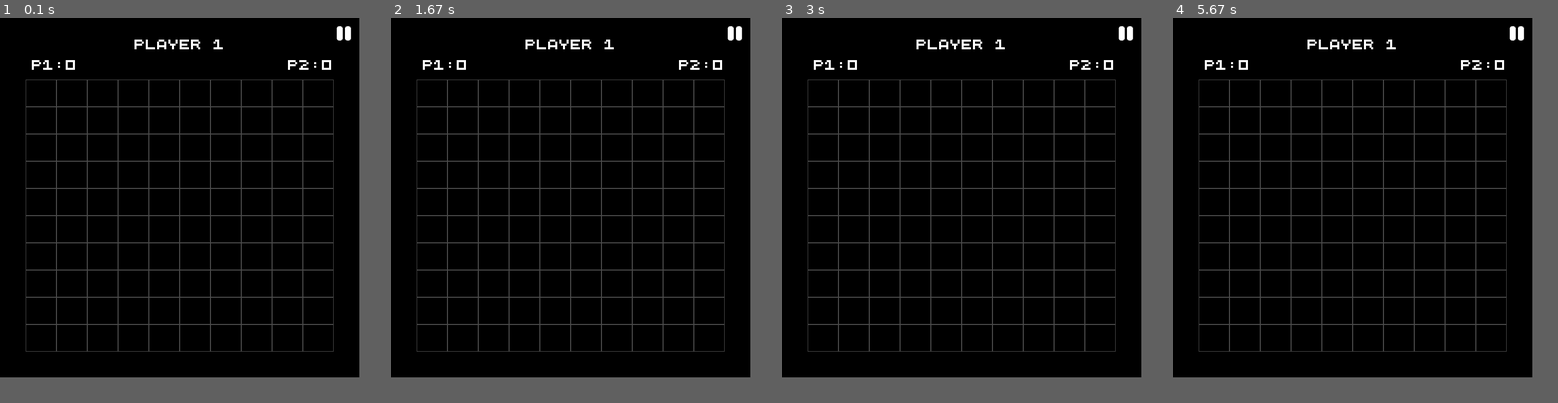
Above: before the commit, frames 1-4 (left to right).
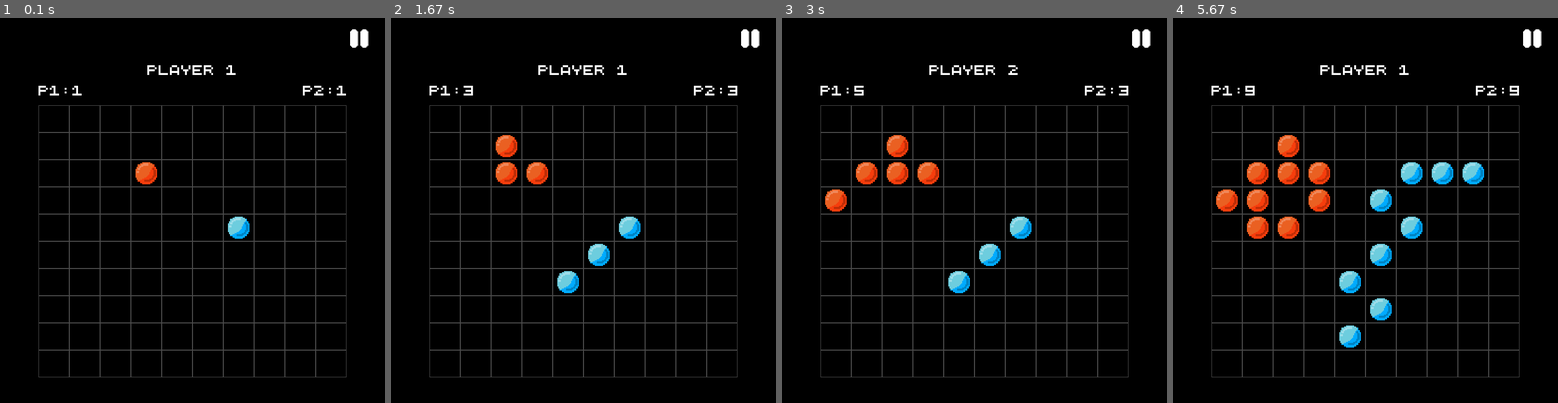
Above: after the commit, the same moments.

Repository: Swif7ify/Clashing-Grid-Pygame
Game: pygame game, started from main.py
Two runs of this game, one before a commit and one after it. Both use one fixed random seed, a clock stepped at 60 frames per second and the inputs below.
Inputs (mouse positions are in pixels of both pictures, inside the frame that each line leads up to):
- Up to frame 1 (0.1 s): no input
- Up to frame 2 (1.67 s): click (583, 245) at 0.38 s; press the mouse at (749, 37) at 0.7 s; move the mouse to (679, 164) at 0.8 s; release the mouse at (610, 291) at 0.93 s; click (494, 133) at 1.05 s; click (583, 245) at 1.38 s
- Up to frame 3 (3 s): click (855, 160) at 2.22 s
- Up to frame 4 (5.67 s): click (1380, 195) at 3.05 s; click (1253, 187) at 3.38 s; click (1446, 160) at 4.72 s; click (1288, 241) at 5.05 s; click (1388, 318) at 5.38 s
In our replay, the window is 700x700 before the commit and 750x750 after it. These sizes can differ from the game's own. Grey fills any space a smaller window leaves; there, only what the larger window draws over its background counts as a difference.

The runs differ from the first frame. In frame 1, 9.3% of the frame differs, in the area x 6-96%, y 2-94%; in frame 2, 10%; in frame 3, 11%; in frame 4, 13%.

Commit message:
Added Function to place and expand pieces

Diff:
--- a/main.py
+++ b/main.py
@@ -1,9 +1,10 @@
 import pygame
+import random
 
 class Game:
     def __init__(self):
         pygame.init()
-        self.width, self.height = 700, 700
+        self.width, self.height = 750, 750
         self.screen = pygame.display.set_mode((self.width, self.height))
         self.background = (0, 0, 0)
         pygame.display.set_caption("Clashing Grid")
@@ -22,10 +23,16 @@
         self.rows, self.cols = 10, 10
         self.cell_width = self.canvas_width // self.cols
         self.cell_height = self.canvas_height // self.rows
+        self.grid = [[None for _ in range(self.cols)] for _ in range(self.rows)]
 
         # Colors
-        self.player1_color = (0, 120, 255)
-        self.player2_color = (255, 50, 50)
+        self.player1_color = pygame.image.load("objects/player1Piece.png").convert_alpha()
+        self.player1_width, self.player1_height = self.player1_color.get_width(), self.player1_color.get_height()
+        self.player1_color = pygame.transform.scale(self.player1_color, (self.cell_width - 15, self.cell_height - 5))
+
+        self.player2_color = pygame.image.load("objects/player2Piece.png").convert_alpha()
+        self.player2_width, self.player2_height = self.player2_color.get_width(), self.player2_color.get_height()
+        self.player2_color = pygame.transform.scale(self.player2_color, (self.cell_width - 15, self.cell_height - 5))
         self.canvas_color = (29, 30, 30)
 
         # font
@@ -44,28 +51,64 @@
                 pygame.draw.rect(self.screen, 0, (x, y, self.cell_width, self.cell_height))
                 pygame.draw.rect(self.screen, (75, 75, 75), (x, y, self.cell_width, self.cell_height), 1)
 
+                if self.grid[row][col] == 1:
+                    self.screen.blit(self.player1_color, (x + 7, y + 2))
+                elif self.grid[row][col] == 2:
+                    self.screen.blit(self.player2_color, (x + 7, y + 2))
+
+    def get_neighbors(self, row, col):
+        neighbors = []
+        for dr, dc in [(-1, -1), (-1, 0), (-1, 1), (0, -1), (0, 1), (1, -1), (1, 0), (1, 1)]:
+            nr, nc = row + dr, col + dc
+            if 0 <= nr < self.rows and 0 <= nc < self.cols:
+                neighbors.append((nr, nc))
+        return neighbors
+
+    def random_expand(self, row, col):
+        neighbors = self.get_neighbors(row, col)
+        valid_neighbors = [(nr, nc) for nr, nc in neighbors if self.grid[nr][nc] is None]
+
+        if valid_neighbors:
+            new_cell = random.choice(valid_neighbors)
+            self.grid[new_cell[0]][new_cell[1]] = self.playerTurn
+
+    def handle_click(self, pos):
+        x, y = pos
+        col = (x - self.canvas_screen.x) // self.cell_width
+        row = (y - self.canvas_screen.y) // self.cell_height
+
+        if 0 <= row < self.rows and 0 <= col < self.cols:  # Ensure click is within the grid
+            if self.grid[row][col] is None:  # If the clicked cell is empty
+                neighbors = self.get_neighbors(row, col)
+                if any(self.grid[nr][nc] == self.playerTurn for nr, nc in neighbors):  # Valid neighbor check
+                    self.grid[row][col] = self.playerTurn  # Update the grid
+                    self.random_expand(row, col)  # Expand to a random valid neighbor
+                    self.playerTurn = 2 if self.playerTurn == 1 else 1  # Alternate turn
+
     def player_turn(self):
         pass
 
     def player_score(self):
-        pass
+        self.player1_score = sum(cell == 1 for row in self.grid for cell in row)
+        self.player2_score = sum(cell == 2 for row in self.grid for cell in row)
 
     def draw_header(self):
         title_text = self.title_font.render(f"Player {self.playerTurn}", True, (255, 255, 255))
-        title_text_rect = title_text.get_rect(center=(self.width // 2, 50))
+        title_text_rect = title_text.get_rect(center=(self.width // 2, 100))
 
         player1_score = self.title_font.render(f"P1:{self.player1_score}", True, (255, 255, 255))
-        player1_score_rect = player1_score.get_rect(center=(self.width // 6 - 10, 90))
         player2_score = self.title_font.render(f"P2:{self.player2_score}", True, (255, 255, 255))
-        player2_score_rect = player2_score.get_rect(center=(605, 90))
 
         self.screen.blit(title_text, title_text_rect)
-        self.screen.blit(player1_score, player1_score_rect)
-        self.screen.blit(player2_score, player2_score_rect)
+        self.screen.blit(player1_score, (self.width // 10, 130))
+        self.screen.blit(player2_score, (590, 130))
 
     def run(self):
-        pauseButton = pygame.image.load("objects/pauseButton.png").convert_alpha()
-        pauseButton_rect = pauseButton.get_rect(center=(self.width - 30, 30))
+        # place initial cell
+        self.grid[random.randint(1, self.rows) // 2][self.cols // 3] = 1
+        self.grid[random.randint(1, self.rows) // 2][2 * self.cols // 3] = 2
+        pauseButton = pygame.transform.scale(pygame.image.load("objects/pauseButton.png").convert_alpha(), (40, 40))
+        pauseButton_rect = pauseButton.get_rect(center=(self.width - 50, 40))
         while self.running:
             pygame.display.update()
             for event in pygame.event.get():
@@ -78,7 +121,15 @@
                     else:
                         pygame.mouse.set_cursor(pygame.SYSTEM_CURSOR_ARROW)
 
+                if event.type == pygame.MOUSEBUTTONDOWN:
+                    if pauseButton_rect.collidepoint(event.pos):
+                        print("Pause Button Clicked")
+                    elif self.canvas_screen.collidepoint(event.pos):
+                        self.handle_click(event.pos)
+
+            self.screen.fill(self.background)
             self.screen.blit(pauseButton, pauseButton_rect)
+            self.player_score()
             self.draw_header() # draws game header
             self.draw_grid() # draws grid
             self.clock.tick(60)
Binary file changed: objects/pauseButton.png
Binary file added: objects/player1Piece.png
Binary file added: objects/player2Piece.png
